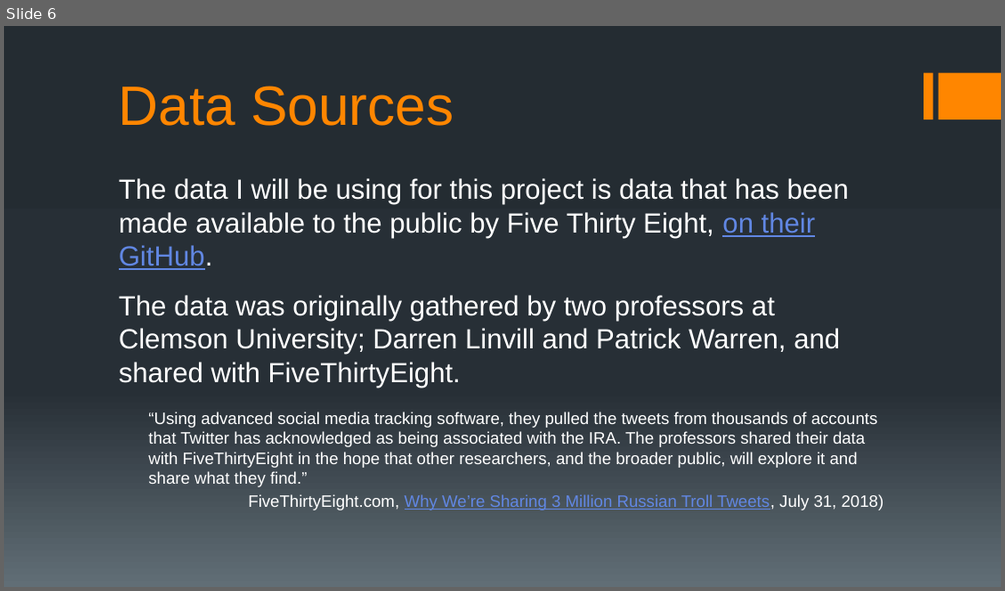
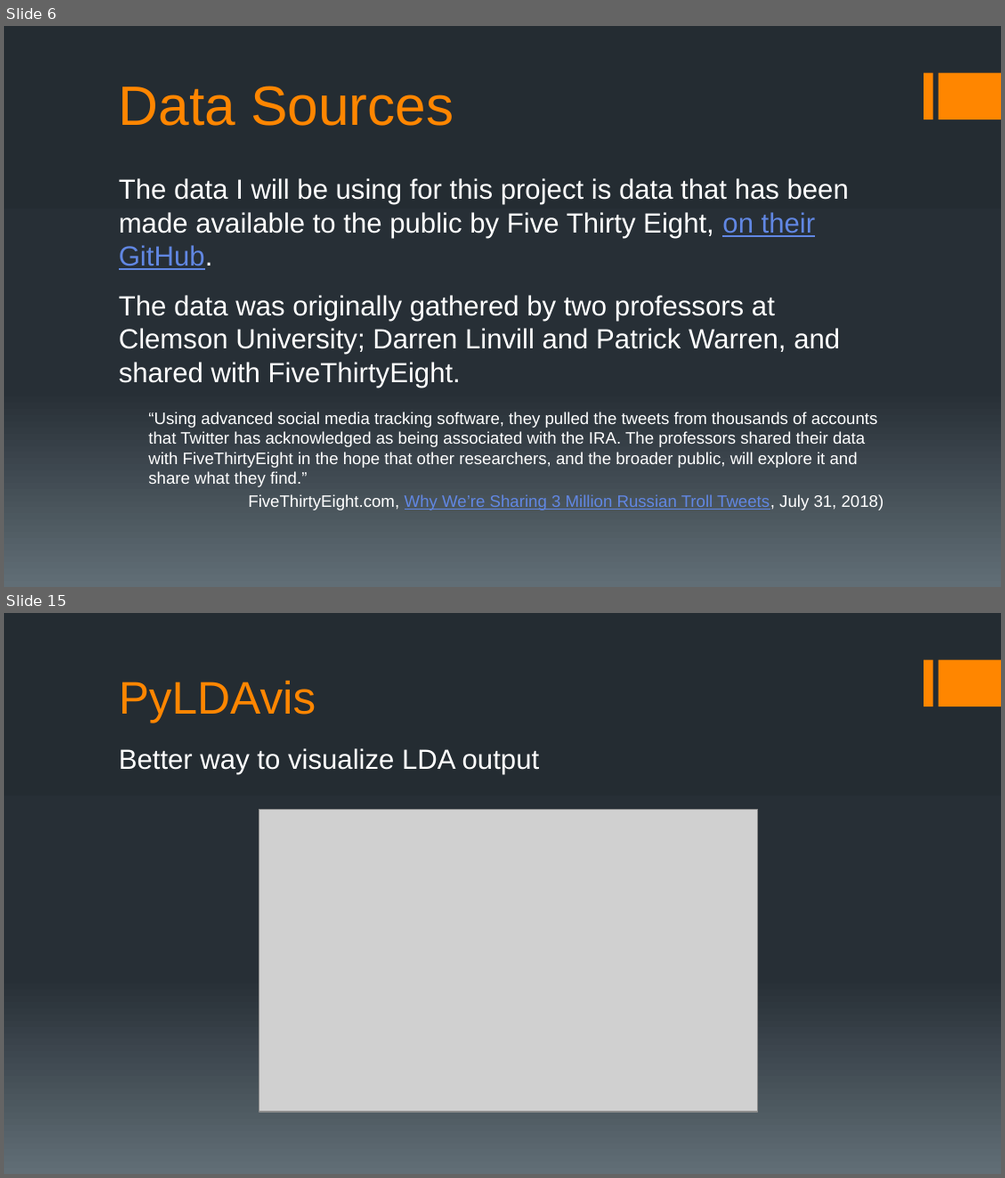
Before and after one commit to chudzikr/Capstone2, a slide deck: reports/Capstone2_Final_Report_Pres.pptx. Shown one above the other, each under a label of ours: slide 6 before the commit, slides 6 and 15 after it; the slides between them are not shown. The pictures are 1005x591 and 1005x1178 pixels, drawn with LibreOffice and Linux fonts; fonts in the diff are those of the drawing; grey boxes stand for pictures. Boxes give left, top, right and bottom in pixels: in the first picture for what was removed or moved away, otherwise in the second. Text is boxed around its words. In the diff, an @@ line names an element or a change of style, - is before the commit and + after.

```diff
--- a/reports/Capstone2_Final_Report_Pres.pptx
+++ b/reports/Capstone2_Final_Report_Pres.pptx
@@ slide 15 added at (4, 613, 1001, 1174), background gradient #242C33 to #273037 to #636D76; not listed: 2 template elements that a slide beside it also shows @@
@@ title added at (119, 680, 316, 722), 33 pt, text #FF8600 @@
+PyLDAvis
@@ text added at (119, 748, 540, 774), 20 pt, text #FFFFFF @@
+Better way to visualize LDA output
@@ picture added at (259, 810, 758, 1111) @@
```
Also in this commit, not shown: 2 slides changed, 9 other slides added, 1 slide removed, 1 other file.
